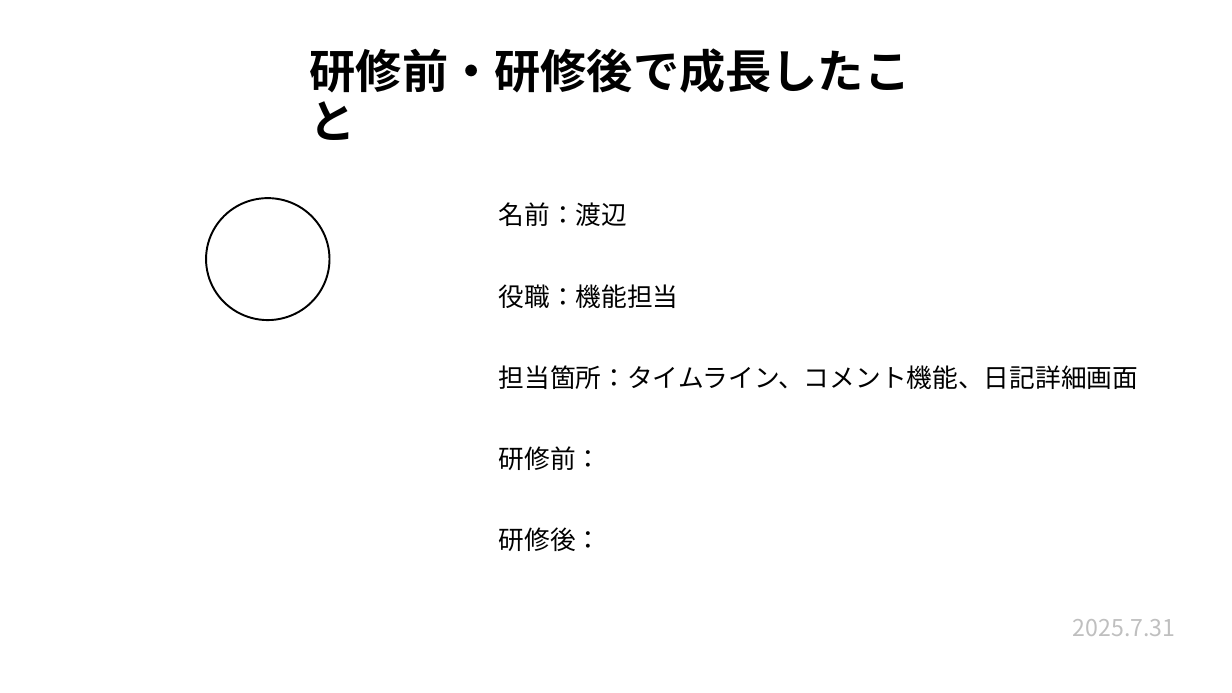
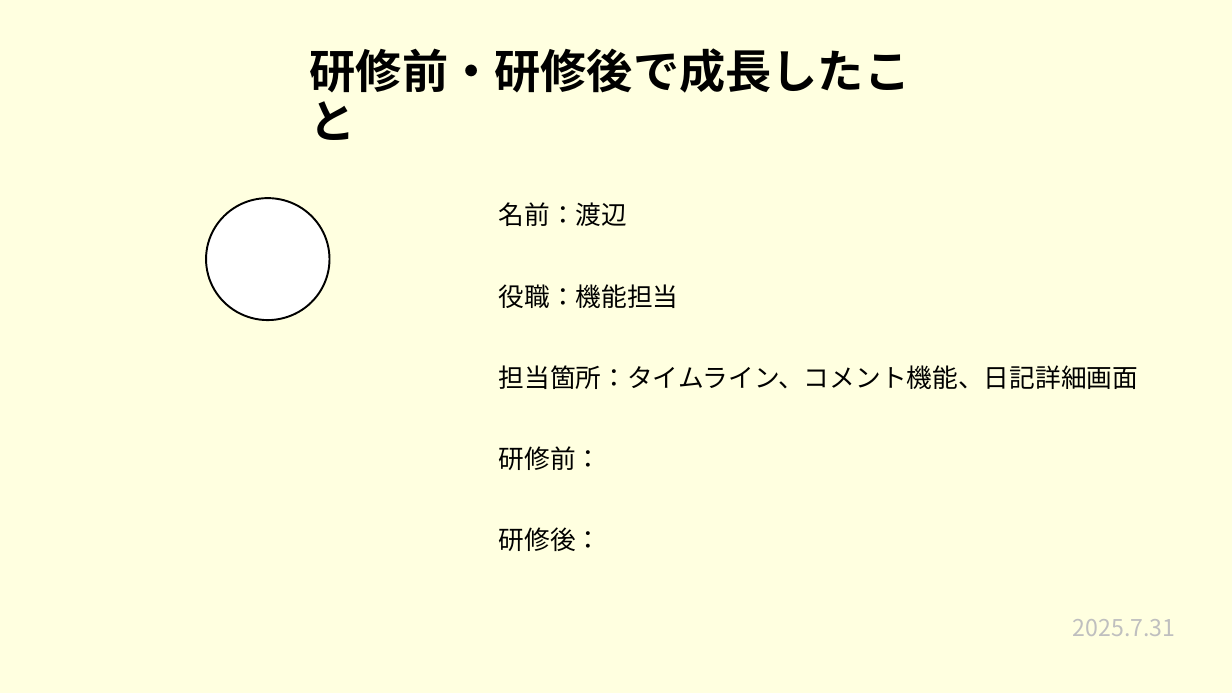
Before and after one commit to plusdojo2025/a2-7, a slide deck: slide 14 of 発表準備/7月成果発表会.pptx. Drawn at 1232x693 pixels with LibreOffice and Linux fonts; fonts in the diff are those of the drawing. Boxes give left, top, right and bottom in pixels: in the first picture for what was removed or moved away, otherwise in the second. Text is boxed around its words. In the diff, an @@ line names an element or a change of style, - is before the commit and + after.

```diff
--- a/発表準備/7月成果発表会.pptx
+++ b/発表準備/7月成果発表会.pptx
@@ rectangle added at box(0, 0, 1232, 693), fill #FFFFE0 @@
```
Also in this commit, not shown: 15 other slides changed.
